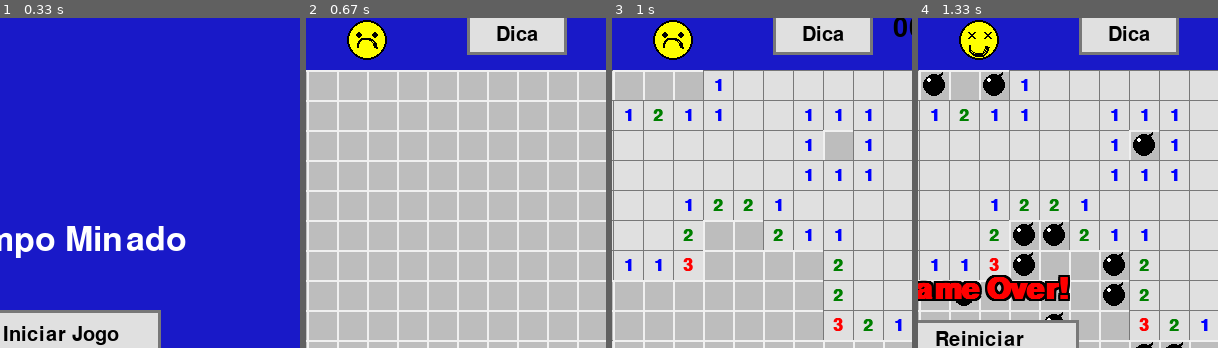
Above: before the commit, frames 1-4 (left to right).
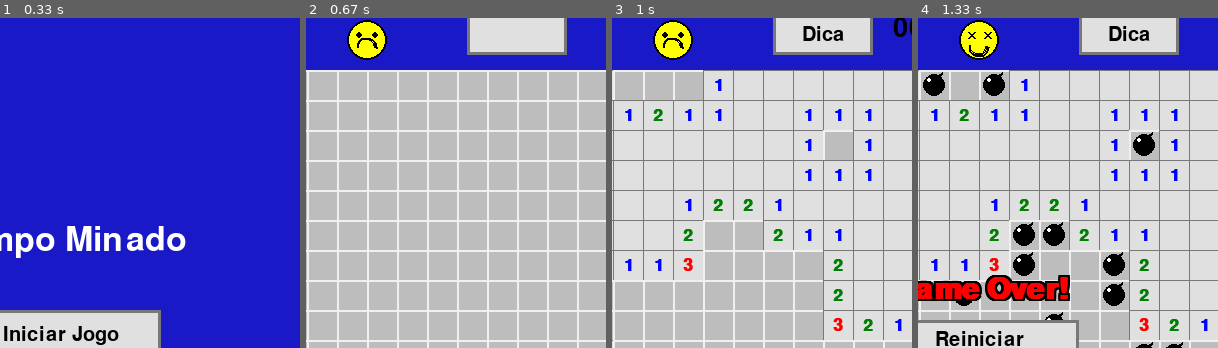
Above: after the commit, the same moments.

Repository: LeonardoMachado1/pygame
Game: pygame game, started from jogo_cg.py
Same seed, same stepped clock (60 frames per second), same inputs: the game is played once before the commit and once after it.
Inputs (mouse positions are % of the whole screen's width and height, from its top left):
- Up to frame 1 (0.33 s): no input
- Up to frame 2 (0.67 s): click (50, 50) at 0.38 s
- Up to frame 3 (1 s): click (19, 35) at 0.72 s
- Up to frame 4 (1.33 s): click (19, 73) at 1.05 s
The pictures show only the part of the screen within x 40-90%, y 1-51%; the shares and areas given below are measured in that part.

Frame 1 is identical in both runs. In frame 2, 0.4% of the frame differs, in the area x 63-78%, y 2-7%; in frame 3, nothing differs; in frame 4, nothing differs.

Commit message:
Hide hint button before first click

Diff:
--- a/jogo_cg.py
+++ b/jogo_cg.py
@@ -295,6 +295,8 @@
 
         smiley.draw(screen)
 
+        hint_color = (COLOR_REVEALED) if first_click else BLACK  # Cinza se ainda não começou
+        hint_text = hint_font.render("Dica", True, hint_color)
         pygame.draw.rect(screen, COLOR_REVEALED, hint_rect)
         pygame.draw.rect(screen, COLOR_BORDER_DARK, hint_rect, 3)
         screen.blit(hint_text, hint_text.get_rect(center=hint_rect.center))
